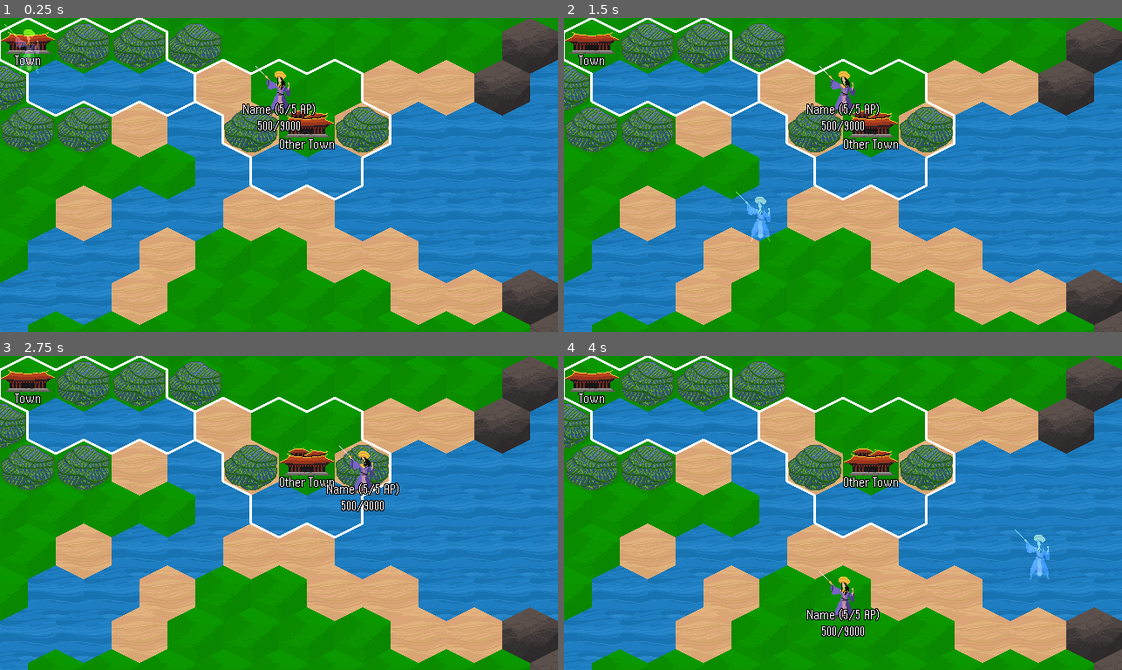
Above: before the commit, frames 1-4 (two rows, left to right).
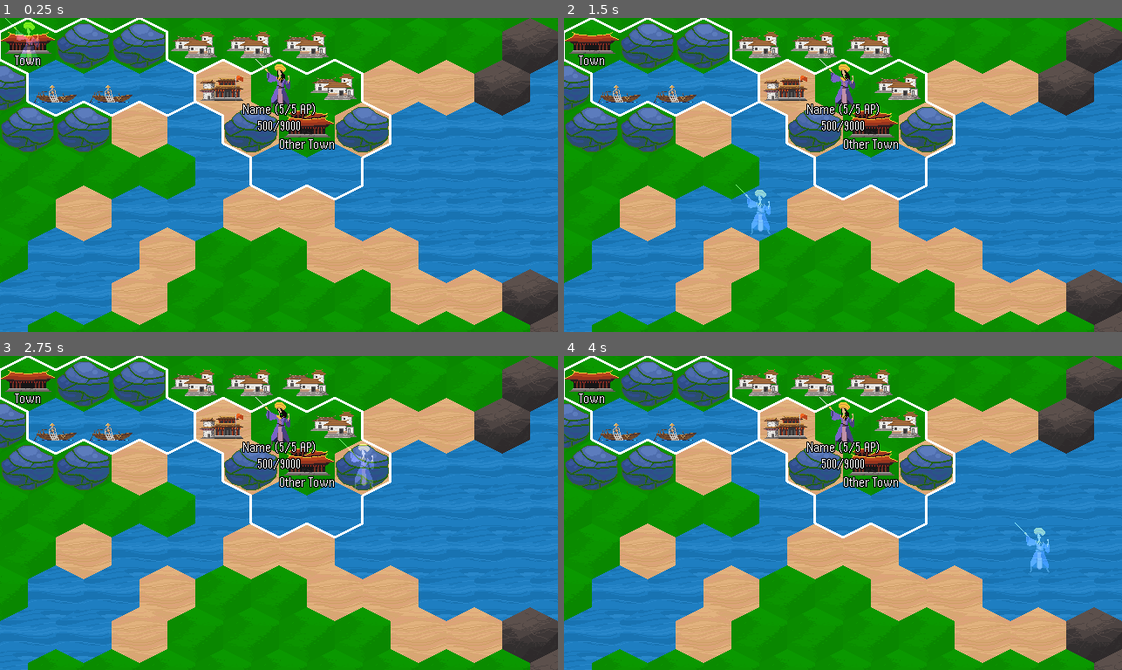
Above: after the commit, the same moments.

Repository: pibolib/historically-accurate-jam-5
Game: Godot game, scene res://game/MainGame/World.tscn
Two runs of this game, one before a commit and one after it. Both use one fixed random seed, a clock stepped at 60 frames per second and the inputs below. The engine's default icon, where the game draws it, is replaced by a stand-in: a white triangle on a blue panel in a dark square.
Inputs (mouse positions are in pixels of both pictures, inside the frame that each line leads up to):
- Up to frame 1 (0.25 s): no input
- Up to frame 2 (1.5 s): tap Enter at 0.5 s; move the mouse to (965, 159) at 0.52 s; click (965, 159) at 0.6 s; tap Space at 1.25 s; move the mouse to (731, 190) at 1.27 s; click (731, 190) at 1.35 s
- Up to frame 3 (2.75 s): tap Enter at 2 s; move the mouse to (334, 443) at 2.02 s; click (334, 443) at 2.1 s
- Up to frame 4 (4 s): tap Space at 2.75 s; move the mouse to (815, 575) at 2.77 s; click (815, 575) at 2.85 s; tap Enter at 3.5 s; move the mouse to (1010, 560) at 3.52 s; click (1010, 560) at 3.6 s

The runs differ from the first frame. In frame 1, 6.8% of the frame differs, in the area x 0-70%, y 0-43%; in frame 2, 6.8%; in frame 3, 7.7%; in frame 4, 8.2%, in the area x 0-88%, y 1-90%.

Commit message:
day 3

Diff:
--- a/game/Character/Character.gd
+++ b/game/Character/Character.gd
@@ -23,7 +23,7 @@
 	T_GRASS, T_SAND, T_WATER, T_DIRT, T_ROCK
 } # tile types, building types, special tiles
 enum {
-	B_RICE_PADDY_L1, B_OCCUPIED_X
+	B_RICE_PADDY_L1, B_OCCUPIED_X,
 }
 
 # Called when the node enters the scene tree for the first time.
@@ -44,8 +44,8 @@
 	var floor_map = get_parent().get_node("FloorMap")
 	var mouse_pos = get_viewport().get_mouse_position()
 	$Name.text = char_name + " ("+String(ap)+"/"+String(max_ap)+" AP)"+"\n"+String(army)+"/"+String(max_army)
-	if Input.is_action_just_pressed("action_lc"):
-		test_movement(floor_map.world_to_map(mouse_pos))
+	#if Input.is_action_just_pressed("action_lc"):
+		#test_movement(floor_map.world_to_map(mouse_pos))
 	$SpritePreview.position = floor_map.map_to_world(floor_map.world_to_map(mouse_pos))-position+$Sprite.position
 	if $SpritePreview.position != Vector2(32,32):
 		$SpritePreview.visible = true
--- a/game/Character/Character.tscn
+++ b/game/Character/Character.tscn
@@ -19,14 +19,16 @@
 [node name="Sprite" type="Sprite" parent="."]
 position = Vector2( 32, 32 )
 texture = ExtResource( 2 )
+offset = Vector2( 0, -8 )
 region_enabled = true
 region_rect = Rect2( 0, 0, 64, 64 )
 
 [node name="SpritePreview" type="Sprite" parent="."]
 modulate = Color( 1, 1, 1, 0.466667 )
-material = SubResource( 2 )
+material = SubResource( 1 )
 position = Vector2( 32, 32 )
 texture = ExtResource( 2 )
+offset = Vector2( 0, -8 )
 region_enabled = true
 region_rect = Rect2( 0, 0, 64, 64 )
 
--- /dev/null
+++ b/game/MainGame/FishingBoat.tres
@@ -0,0 +1,62 @@
+[gd_resource type="AnimatedTexture" load_steps=10 format=2]
+
+[ext_resource path="res://gfx/building_fishingboat.png" type="Texture" id=1]
+
+[sub_resource type="AtlasTexture" id=1]
+flags = 2
+atlas = ExtResource( 1 )
+region = Rect2( 0, 0, 64, 64 )
+
+[sub_resource type="AtlasTexture" id=2]
+flags = 2
+atlas = ExtResource( 1 )
+region = Rect2( 64, 0, 64, 64 )
+
+[sub_resource type="AtlasTexture" id=3]
+flags = 2
+atlas = ExtResource( 1 )
+region = Rect2( 128, 0, 64, 64 )
+
+[sub_resource type="AtlasTexture" id=4]
+flags = 2
+atlas = ExtResource( 1 )
+region = Rect2( 192, 0, 64, 64 )
+
+[sub_resource type="AtlasTexture" id=5]
+flags = 2
+atlas = ExtResource( 1 )
+region = Rect2( 256, 0, 64, 64 )
+
+[sub_resource type="AtlasTexture" id=6]
+flags = 2
+atlas = ExtResource( 1 )
+region = Rect2( 320, 0, 64, 64 )
+
+[sub_resource type="AtlasTexture" id=7]
+flags = 2
+atlas = ExtResource( 1 )
+region = Rect2( 384, 0, 64, 64 )
+
+[sub_resource type="AtlasTexture" id=8]
+flags = 2
+atlas = ExtResource( 1 )
+region = Rect2( 448, 0, 64, 64 )
+
+[resource]
+flags = 2
+frames = 8
+frame_0/texture = SubResource( 1 )
+frame_1/texture = SubResource( 2 )
+frame_1/delay_sec = 0.0
+frame_2/texture = SubResource( 3 )
+frame_2/delay_sec = 0.0
+frame_3/texture = SubResource( 4 )
+frame_3/delay_sec = 0.0
+frame_4/texture = SubResource( 5 )
+frame_4/delay_sec = 0.0
+frame_5/texture = SubResource( 6 )
+frame_5/delay_sec = 0.0
+frame_6/texture = SubResource( 7 )
+frame_6/delay_sec = 0.0
+frame_7/texture = SubResource( 8 )
+frame_7/delay_sec = 0.0
--- /dev/null
+++ b/game/MainGame/FishingBoatAnimatedTex.tres
@@ -0,0 +1,62 @@
+[gd_resource type="AnimatedTexture" load_steps=10 format=2]
+
+[ext_resource path="res://gfx/building_fishingboat.png" type="Texture" id=1]
+
+[sub_resource type="AtlasTexture" id=1]
+flags = 2
+atlas = ExtResource( 1 )
+region = Rect2( 0, 0, 64, 64 )
+
+[sub_resource type="AtlasTexture" id=2]
+flags = 2
+atlas = ExtResource( 1 )
+region = Rect2( 64, 0, 64, 64 )
+
+[sub_resource type="AtlasTexture" id=3]
+flags = 2
+atlas = ExtResource( 1 )
+region = Rect2( 128, 0, 64, 64 )
+
+[sub_resource type="AtlasTexture" id=4]
+flags = 2
+atlas = ExtResource( 1 )
+region = Rect2( 192, 0, 64, 64 )
+
+[sub_resource type="AtlasTexture" id=5]
+flags = 2
+atlas = ExtResource( 1 )
+region = Rect2( 256, 0, 64, 64 )
+
+[sub_resource type="AtlasTexture" id=6]
+flags = 2
+atlas = ExtResource( 1 )
+region = Rect2( 320, 0, 64, 64 )
+
+[sub_resource type="AtlasTexture" id=7]
+flags = 2
+atlas = ExtResource( 1 )
+region = Rect2( 384, 0, 64, 64 )
+
+[sub_resource type="AtlasTexture" id=8]
+flags = 2
+atlas = ExtResource( 1 )
+region = Rect2( 448, 0, 64, 64 )
+
+[resource]
+flags = 2
+frames = 8
+frame_0/texture = SubResource( 1 )
+frame_1/texture = SubResource( 2 )
+frame_1/delay_sec = 0.0
+frame_2/texture = SubResource( 3 )
+frame_2/delay_sec = 0.0
+frame_3/texture = SubResource( 4 )
+frame_3/delay_sec = 0.0
+frame_4/texture = SubResource( 5 )
+frame_4/delay_sec = 0.0
+frame_5/texture = SubResource( 6 )
+frame_5/delay_sec = 0.0
+frame_6/texture = SubResource( 7 )
+frame_6/delay_sec = 0.0
+frame_7/texture = SubResource( 8 )
+frame_7/delay_sec = 0.0
--- a/game/MainGame/World.tscn
+++ b/game/MainGame/World.tscn
@@ -19,17 +19,15 @@
 cell_size = Vector2( 64, 48 )
 cell_half_offset = 0
 format = 1
-tile_data = PoolIntArray( 1, 0, 0, 2, 0, 0, 3, 0, 0, 131071, 0, 0, 131072, 0, 0, 131073, 0, 0, 131076, 0, 0, 131078, 0, 0 )
+tile_data = PoolIntArray( 1, 0, 0, 2, 0, 0, 3, 4, 0, 4, 4, 0, 5, 4, 0, 131071, 0, 0, 65536, 2, 0, 65537, 2, 0, 65539, 5, 0, 65541, 4, 0, 131072, 0, 0, 131073, 0, 0, 131076, 0, 0, 131078, 0, 0 )
 
 [node name="Town" parent="." instance=ExtResource( 1 )]
 owned_tiles = PoolVector2Array( 0, 0, 1, 0, 2, 0, 0, 1, 1, 1, 2, 1 )
-base_support = 0.25
 
 [node name="Town2" parent="." instance=ExtResource( 1 )]
 position = Vector2( 320, 96 )
 town_name = "Other Town"
 owned_tiles = PoolVector2Array( 4, 1, 5, 1, 4, 2, 6, 2, 4, 3, 5, 3, 3, 1 )
-base_support = 0.4
 fortified = true
 
 [node name="Character" parent="." instance=ExtResource( 4 )]
--- a/game/MainGame/WorldBuildingTSet.tres
+++ b/game/MainGame/WorldBuildingTSet.tres
@@ -1,11 +1,14 @@
-[gd_resource type="TileSet" load_steps=3 format=2]
+[gd_resource type="TileSet" load_steps=6 format=2]
 
-[ext_resource path="res://gfx/tile_rice_3.png" type="Texture" id=1]
+[ext_resource path="res://game/MainGame/FishingBoatAnimatedTex.tres" type="Texture" id=1]
 [ext_resource path="res://gfx/occupied_tile.png" type="Texture" id=2]
+[ext_resource path="res://gfx/tile_rice_0.png" type="Texture" id=3]
+[ext_resource path="res://gfx/building_barracks.png" type="Texture" id=4]
+[ext_resource path="res://gfx/building_housing.png" type="Texture" id=5]
 
 [resource]
 0/name = "0"
-0/texture = ExtResource( 1 )
+0/texture = ExtResource( 3 )
 0/tex_offset = Vector2( 0, 0 )
 0/modulate = Color( 1, 1, 1, 1 )
 0/region = Rect2( 0, 0, 64, 64 )
@@ -32,3 +35,59 @@
 1/shape_one_way_margin = 0.0
 1/shapes = [  ]
 1/z_index = 0
+2/name = "FishingBoatAnimatedTex.tres 2"
+2/texture = ExtResource( 1 )
+2/tex_offset = Vector2( 0, 0 )
+2/modulate = Color( 1, 1, 1, 1 )
+2/region = Rect2( 0, 0, 64, 64 )
+2/tile_mode = 0
+2/occluder_offset = Vector2( 0, 0 )
+2/navigation_offset = Vector2( 0, 0 )
+2/shape_offset = Vector2( 0, 0 )
+2/shape_transform = Transform2D( 1, 0, 0, 1, 0, 0 )
+2/shape_one_way = false
+2/shape_one_way_margin = 0.0
+2/shapes = [  ]
+2/z_index = 0
+3/name = "2"
+3/texture = ExtResource( 1 )
+3/tex_offset = Vector2( 0, 0 )
+3/modulate = Color( 1, 1, 1, 1 )
+3/region = Rect2( 0, 0, 64, 64 )
+3/tile_mode = 0
+3/occluder_offset = Vector2( 32, 32 )
+3/navigation_offset = Vector2( 32, 32 )
+3/shape_offset = Vector2( 0, 0 )
+3/shape_transform = Transform2D( 1, 0, 0, 1, 0, 0 )
+3/shape_one_way = false
+3/shape_one_way_margin = 0.0
+3/shapes = [  ]
+3/z_index = 0
+4/name = "3"
+4/texture = ExtResource( 5 )
+4/tex_offset = Vector2( 0, 0 )
+4/modulate = Color( 1, 1, 1, 1 )
+4/region = Rect2( 0, 0, 64, 64 )
+4/tile_mode = 0
+4/occluder_offset = Vector2( 32, 32 )
+4/navigation_offset = Vector2( 32, 32 )
+4/shape_offset = Vector2( 0, 0 )
+4/shape_transform = Transform2D( 1, 0, 0, 1, 0, 0 )
+4/shape_one_way = false
+4/shape_one_way_margin = 0.0
+4/shapes = [  ]
+4/z_index = 0
+5/name = "4"
+5/texture = ExtResource( 4 )
+5/tex_offset = Vector2( 0, 0 )
+5/modulate = Color( 1, 1, 1, 1 )
+5/region = Rect2( 0, 0, 64, 64 )
+5/tile_mode = 0
+5/occluder_offset = Vector2( 32, 32 )
+5/navigation_offset = Vector2( 32, 32 )
+5/shape_offset = Vector2( 0, 0 )
+5/shape_transform = Transform2D( 1, 0, 0, 1, 0, 0 )
+5/shape_one_way = false
+5/shape_one_way_margin = 0.0
+5/shapes = [  ]
+5/z_index = 0
--- a/game/MainGame/WorldBuildingTSet.tscn
+++ b/game/MainGame/WorldBuildingTSet.tscn
@@ -1,15 +1,30 @@
-[gd_scene load_steps=3 format=2]
+[gd_scene load_steps=6 format=2]
 
 [ext_resource path="res://gfx/occupied_tile.png" type="Texture" id=1]
-[ext_resource path="res://gfx/tile_rice_3.png" type="Texture" id=2]
+[ext_resource path="res://game/MainGame/FishingBoatAnimatedTex.tres" type="Texture" id=2]
+[ext_resource path="res://gfx/tile_rice_0.png" type="Texture" id=3]
+[ext_resource path="res://gfx/building_barracks.png" type="Texture" id=4]
+[ext_resource path="res://gfx/building_housing.png" type="Texture" id=5]
 
 [node name="WorldBuildingTSet" type="Node"]
 
 [node name="0" type="Sprite" parent="."]
 position = Vector2( 32, 32 )
-texture = ExtResource( 2 )
+texture = ExtResource( 3 )
 
 [node name="1" type="Sprite" parent="."]
 modulate = Color( 1, 1, 1, 0 )
 position = Vector2( 96, 32 )
 texture = ExtResource( 1 )
+
+[node name="2" type="Sprite" parent="."]
+position = Vector2( 160, 32 )
+texture = ExtResource( 2 )
+
+[node name="3" type="Sprite" parent="."]
+position = Vector2( 224, 32 )
+texture = ExtResource( 5 )
+
+[node name="4" type="Sprite" parent="."]
+position = Vector2( 288, 32 )
+texture = ExtResource( 4 )
--- a/game/Town/Town.gd
+++ b/game/Town/Town.gd
@@ -4,29 +4,99 @@
 
 export var town_name := "Town"
 export var owned_tiles = PoolVector2Array([Vector2(0,0)])
-export(float,0,1,0.01) var base_support := 0.20
-export(float,0,1,0.01) var footman_rate := 0.50
-export(float,0,1,0.01) var archer_rate := 0.40
-export(float,0,1,0.01) var cavalry_rate := 0.10
-var pop_rate = 0
+export(int,0,100) var base_support := 20
 export var tile_pos := Vector2(0,0)
 var pop_limit = 0
-var army_bandwidth = 0
-var garrison_footman = 0
-var garrison_archer = 0
-var garrison_cavalry = 0
 var population = 0
 var support = 0
+var ownership = true #(t: player, f: enemy)
 export var fortified = false
+var buildings = []
 
 enum {
 	T_GRASS, T_SAND, T_WATER, T_DIRT, T_ROCK
 } # tile types, building types, special tiles
 enum {
-	B_RICE_PADDY_L1, B_OCCUPIED_X
-}
-
-
+	B_RICE_PADDY_L1, B_OCCUPIED_X, B_FISHING_BOAT, B_HOUSING, B_BARRACKS, B_GUARD_TOWER,
+	B_ELEPHANT_PEN, B_STOREHOUSE, B_TEMPLE, B_MONUMENT, B_SCHOOL
+}
+
+var rice_paddy_l1 = {
+	"Type": B_RICE_PADDY_L1,
+	"Position": Vector2(0,0),
+	"Name": "Rice Paddy (Tier 1)",
+	"Description": "A place where rice is cultivated. Produces 5 food every 4 turns.",
+	"Progress": 0 # out of 4
+}
+
+var fishing_boat = {
+	"Type": B_FISHING_BOAT,
+	"Position": Vector2(0,0),
+	"Name": "Fishing Boat",
+	"Description": "A setup for fishing in the nearby waters. Produces 1 food per turn.",
+}
+
+var housing = {
+	"Type": B_HOUSING,
+	"Position": Vector2(0,0),
+	"Name": "Housing",
+	"Description": "General Housing. Increases maximum population by 4, produces 1 population every 2 turns.",
+	"Progress": 0 #out of 2
+}
+
+var barracks = {
+	"Type": B_BARRACKS,
+	"Position": Vector2(0,0),
+	"Name": "Barracks (Tier 1)",
+	"Description": "Training facilities for military troops. Allows for the production of footmen, archers, and cavalry.",
+	"InProduction": [],
+	"Holding": []
+}
+
+var guard_tower = {
+	"Type": B_GUARD_TOWER,
+	"Position": Vector2(0,0),
+	"Name": "Guard Tower",
+	"Description": "Tower from which a large stretch of land can be seen. Houses military forces not in active use.",
+	"Holding": []
+}
+
+var elephant_pen = {
+	"Type": B_ELEPHANT_PEN,
+	"Position": Vector2(0,0),
+	"Name": "Elephant Pen",
+	"Description": "Facilities used to raise elephants for use in war. Allows for production of War Elephants.",
+	"InProduction": [],
+	"Holding": []
+}
+
+var storehouse = {
+	"Type": B_STOREHOUSE,
+	"Position": Vector2(0,0),
+	"Name": "Storehouse",
+	"Description": "Stores food for long periods of time. Increases maximum food by 30.",
+}
+
+var temple = {
+	"Type": B_TEMPLE,
+	"Position": Vector2(0,0),
+	"Name": "Temple",
+	"Description": "A small temple. Increases the maximum local influence by 20, increases influence per turn by 5.",
+}
+
+var monument = {
+	"Type": B_MONUMENT,
+	"Position": Vector2(0,0),
+	"Name": "Monument",
+	"Description": "A small monument. Increases the maximum local influence by 40, increases influence per turn by 5.",
+}
+
+var school = {
+	"Type": B_SCHOOL,
+	"Position": Vector2(0,0),
+	"Name": "School",
+	"Description": "A school. Increases the maximum local influence by 75, increases influence per turn by 5.",
+}
 # Called when the node enters the scene tree for the first time.
 func _ready():
 	if fortified:
@@ -37,8 +107,9 @@
 		owned_tiles.append(building_map.world_to_map(position))
 	building_map.set_cell(tile_pos.x,tile_pos.y,B_OCCUPIED_X)
 	support = base_support
+	for tile in owned_tiles:
+		init_building(tile)
 	calculate_pop_limit()
-	calculate_bandwidth()
 	display_info()
 	create_boundaries()
 
@@ -84,55 +155,43 @@
 
 func end_turn():
 	tick_tiles()
-	calculate_bandwidth()
 	calculate_pop_limit()
 
 func tick_tiles():
 	# go through each owned tile, and perform an action based on what building is on that tile.
 	# if a building is unfinished, then transition the building to the next phase.
-	var floor_map = get_parent().get_node("FloorMap")
+	#var floor_map = get_parent().get_node("FloorMap")
+	#var building_map = get_parent().get_node("BuildingMap")
+	pass
+
+func init_building(pos):
 	var building_map = get_parent().get_node("BuildingMap")
-
-func init_building(pos):
-	pass
-
-func calculate_military_growth():
-	pass
-
-func calculate_civilian_growth():
-	pass
-
-func calculate_bandwidth():
-	# go through each owned tile and determine its benefits to the bandwidth.
-	# sand tile: +100, grass tile: +200, rice paddy: x10, rice paddy L.2: x20, barracks: x15, barracks L.2: x30
-	# bonus/detriment to bandwidth due to support: 2*support*bandwidth (50% -> 100% of available bandwidth, 100% -> 200%)
-	army_bandwidth = 0
-	var floor_map = get_parent().get_node("FloorMap")
-	var building_map = get_parent().get_node("BuildingMap")
-	for tile in owned_tiles:
-		var this_tile_bandwidth = 0
-
-		var current_tile = floor_map.get_cell(tile.x,tile.y)
-		match current_tile:
-			T_GRASS:
-				this_tile_bandwidth = 200
-			T_SAND:
-				this_tile_bandwidth = 100
-			T_WATER:
-				this_tile_bandwidth = 5
-			T_ROCK:
-				this_tile_bandwidth = 0
-			T_DIRT:
-				this_tile_bandwidth = 50
-
-		var current_building = building_map.get_cell(tile.x,tile.y)
-		match current_building:
-			B_RICE_PADDY_L1:
-				this_tile_bandwidth *= 10
-
-		army_bandwidth += this_tile_bandwidth
-	army_bandwidth = floor(army_bandwidth * support * 2)
-
+	var building_data = {}
+	match building_map.get_cell(pos.x,pos.y):
+		B_RICE_PADDY_L1:
+			building_data = rice_paddy_l1.duplicate()
+		B_FISHING_BOAT:
+			building_data = fishing_boat.duplicate()
+		B_HOUSING:
+			building_data = housing.duplicate()
+		B_BARRACKS:
+			building_data = barracks.duplicate()
+		B_GUARD_TOWER:
+			building_data = guard_tower.duplicate()
+		B_ELEPHANT_PEN:
+			building_data = elephant_pen.duplicate()
+		B_STOREHOUSE:
+			building_data = storehouse.duplicate()
+		B_TEMPLE:
+			building_data = temple.duplicate()
+		B_MONUMENT:
+			building_data = monument.duplicate()
+		B_SCHOOL:
+			building_data = school.duplicate()
+	if building_data.has("Position"):
+		building_data.Position = pos
+	if building_data.hash() != {}.hash():
+		buildings.append(building_data)
 func calculate_pop_limit():
 	# go through each owned tile and determine its benefits to the bandwidth.
 	# sand tile: +25, grass tile: +150, rice paddy: x15, rice paddy L.2: x30
@@ -141,29 +200,18 @@
 	var building_map = get_parent().get_node("BuildingMap")
 	for tile in owned_tiles:
 		var this_tile_pop = 0
-
 		var current_tile = floor_map.get_cell(tile.x,tile.y)
 		match current_tile:
 			T_GRASS:
-				this_tile_pop = 150
-			T_SAND:
-				this_tile_pop = 50
-			T_WATER:
-				this_tile_pop = 5
-			T_ROCK:
-				this_tile_pop = 10
-			T_DIRT:
-				this_tile_pop = 75
-
+				this_tile_pop += 1
 		var current_building = building_map.get_cell(tile.x,tile.y)
 		match current_building:
-			B_RICE_PADDY_L1:
-				this_tile_pop *= 15
+			B_HOUSING:
+				this_tile_pop += 4
 
 		pop_limit += this_tile_pop
 
 func display_info():
 	print("Town Name: "+town_name)
-	print("Support: "+String(support*100)+"%")
+	print("Support: "+String(support))
 	print("Population Limit: "+String(pop_limit))
-	print("Army Bandwidth: "+String(army_bandwidth))
Not shown: 2 places in game/Character/Character.tscn that only renumber resources
Binary file added: gfx/building_barracks.png
Not shown, added: gfx/building_barracks.png.import
Binary file added: gfx/building_fishingboat.png
Not shown, added: gfx/building_fishingboat.png.import
Binary file added: gfx/building_housing.png
Not shown, added: gfx/building_housing.png.import
Binary file added: gfx/building_storehouse.png
Not shown, added: gfx/building_storehouse.png.import
Binary file added: gfx/tile_rice_0.png
Not shown, added: gfx/tile_rice_0.png.import
Binary file added: gfx/tile_rice_1.png
(and 3 more such lines)
